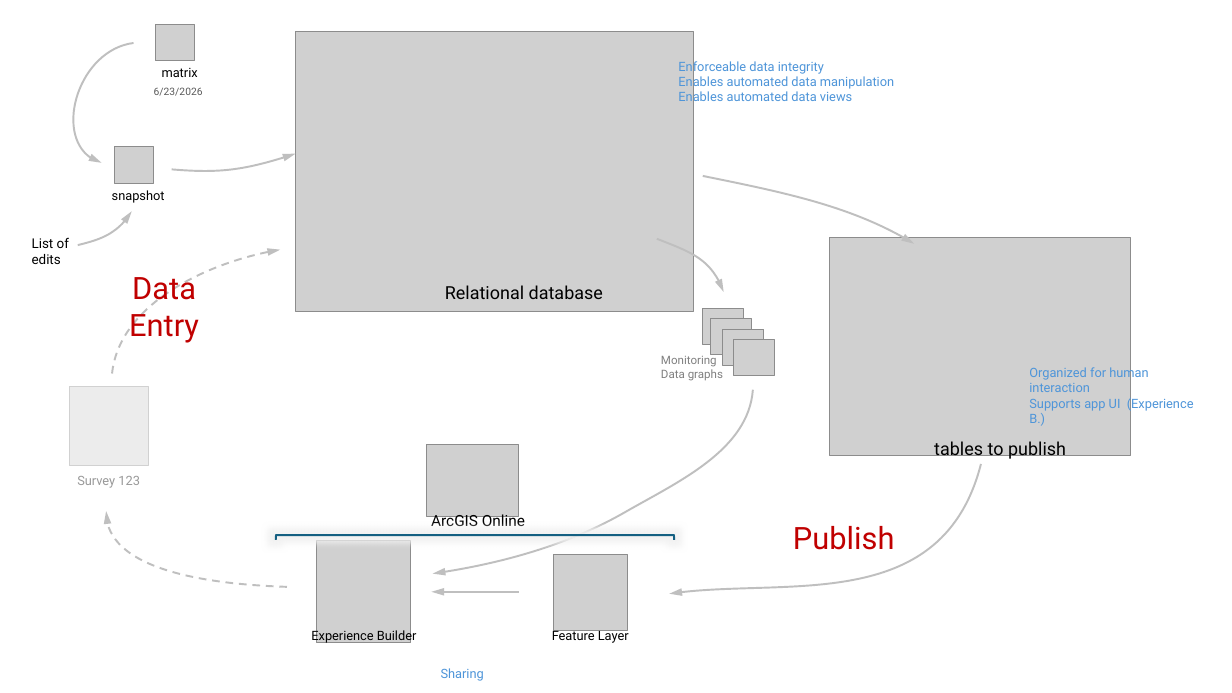
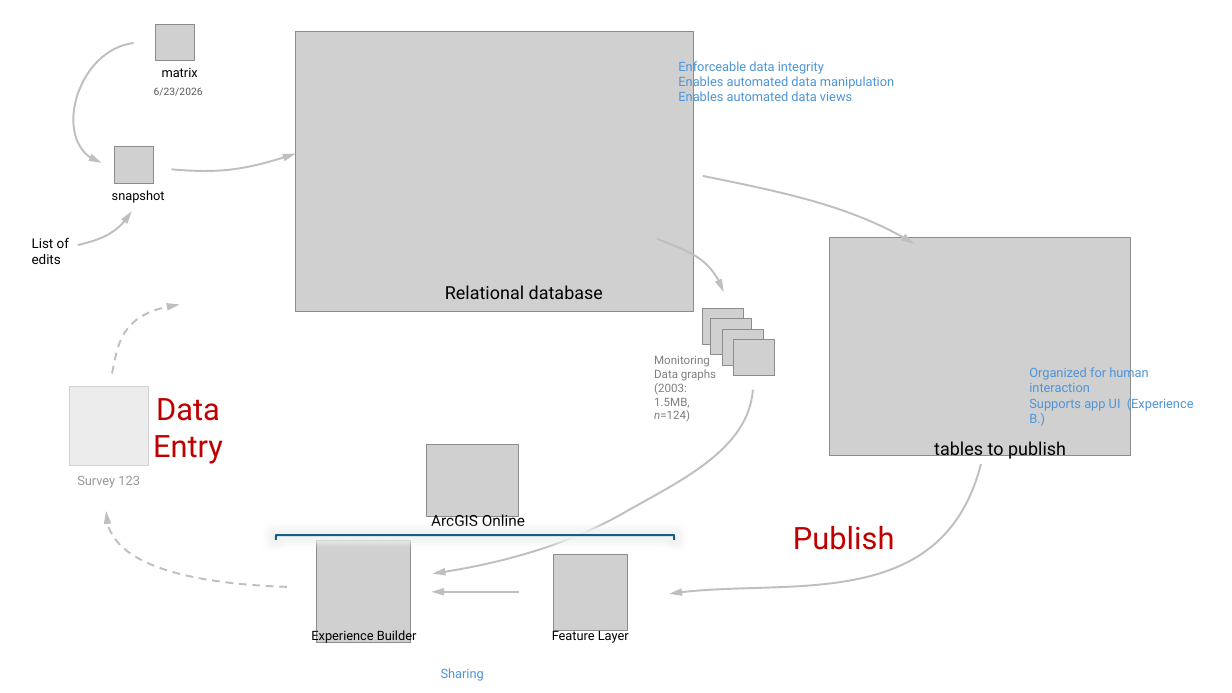
Before and after one commit to WA-Nearshore/seagrass-restoration-processing, a slide deck: slide 10 of docs/seagrass_restoration_storymap_notes.pptx. Drawn at 1232x693 pixels with LibreOffice and Linux fonts; fonts in the diff are those of the drawing; grey boxes stand for pictures. Boxes give left, top, right and bottom in pixels: in the first picture for what was removed or moved away, otherwise in the second. Text is boxed around its words. In the diff, an @@ line names an element or a change of style, - is before the commit and + after.

```diff
--- a/docs/seagrass_restoration_storymap_notes.pptx
+++ b/docs/seagrass_restoration_storymap_notes.pptx
@@ freeform shape: place and size @@
-freeform shape at box(112, 250, 280, 373)
+freeform shape at box(112, 305, 179, 374)
@@ text "Monitoring": place and size @@
-text "Monitoring" at box(661, 353, 723, 381)
+text "Monitoring" at box(654, 356, 716, 422)
@@ text "Data": place and size @@
-text "Data" at box(129, 277, 199, 343)
+text "Data" at box(153, 398, 223, 464)
@@ text at box(654, 383, 690, 422): paragraph added @@
+(2003: 1.5MB, n=124)
```
Also in this commit, not shown: 9 other files.
